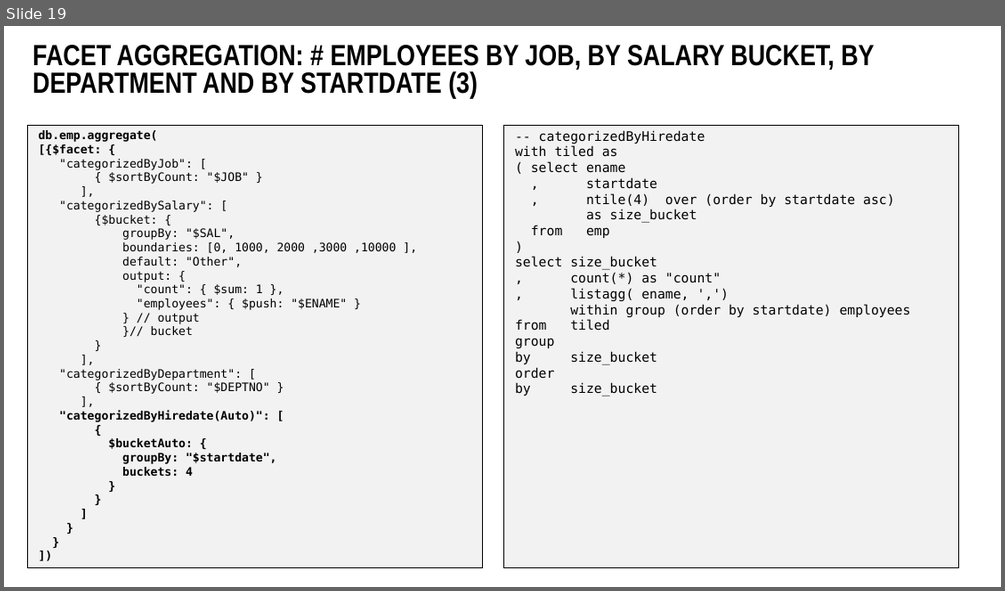
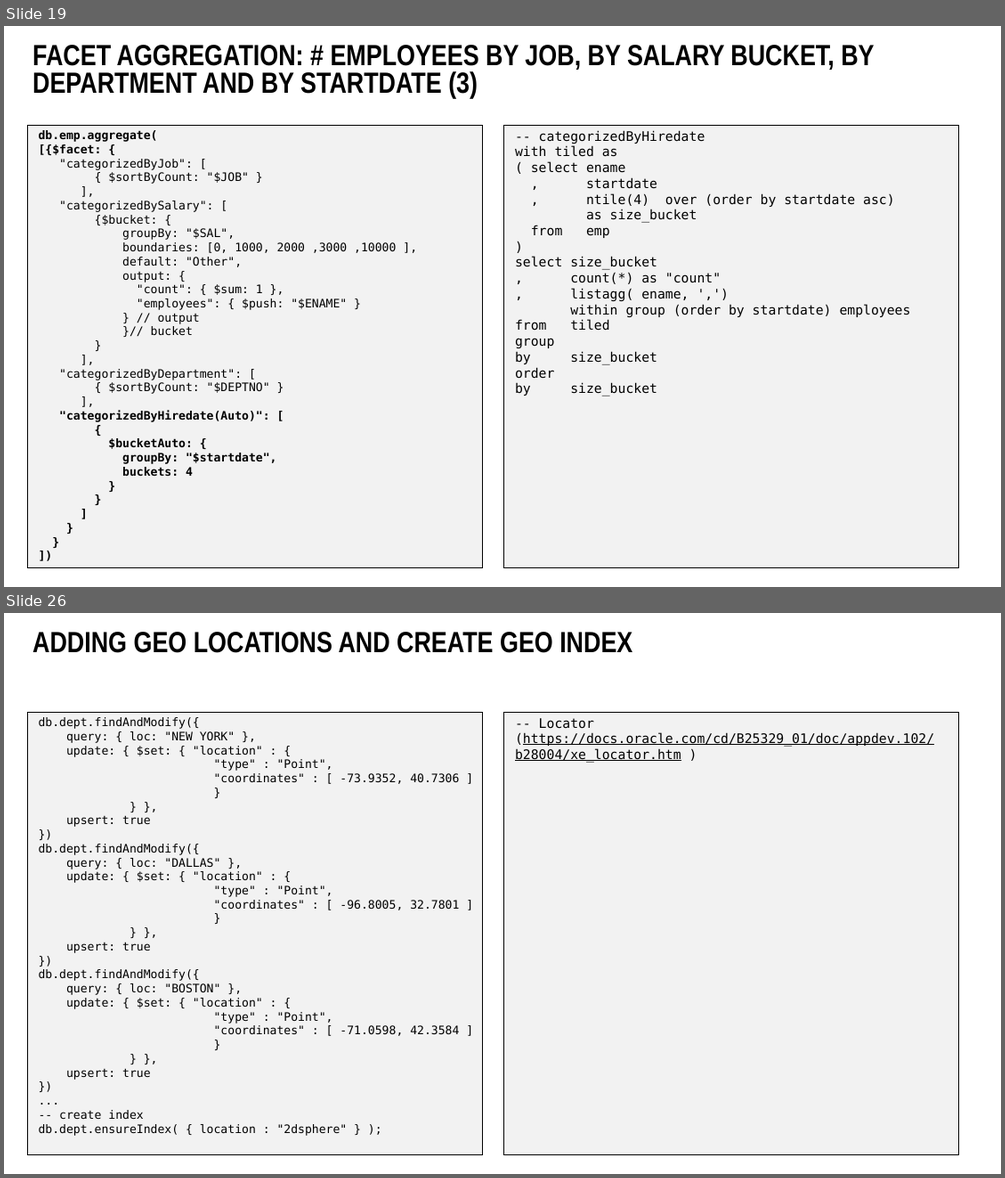
Before and after one commit to lucasjellema/sig-nosql-mongodb, a slide deck: mongodb-find-agg-vs-oracle-sql.pptx. Shown one above the other, each under a label of ours: slide 19 before the commit, slides 19 and 26 after it; the slides between them are not shown. The pictures are 1005x591 and 1005x1178 pixels, drawn with LibreOffice and Linux fonts; fonts in the diff are those of the drawing; background and template pictures are left out. Boxes give left, top, right and bottom in pixels: in the first picture for what was removed or moved away, otherwise in the second. Text is boxed around its words. In the diff, an @@ line names an element or a change of style, - is before the commit and + after.

Commit message:
Adding geo, text, nested & materialized

```diff
--- a/mongodb-find-agg-vs-oracle-sql.pptx
+++ b/mongodb-find-agg-vs-oracle-sql.pptx
@@ slide 26 added at (x1=4, y1=613, x2=1001, y2=1174), background #FFFFFF @@
@@ title added at (x1=32, y1=632, x2=632, y2=653), 40 pt, text #000000, bold @@
+ADDING GEO LOCATIONS AND CREATE GEO INDEX
@@ rectangle added at (x1=27, y1=712, x2=482, y2=1155), fill #F2F2F2, outline #000000 0.5 pt @@
@@ text added at (x1=39, y1=717, x2=459, y2=1135), 16 pt, text #000000 @@
+db.dept.findAndModify({
+query: { loc: "NEW YORK" },
+update: { $set: { "location" : {
+"type" : "Point",
+"coordinates" : [ -73.9352, 40.7306 ]
+}
+} },
+upsert: true
+})
+db.dept.findAndModify({
+query: { loc: "DALLAS" },
+update: { $set: { "location" : {
+"type" : "Point",
+"coordinates" : [ -96.8005, 32.7801 ]
+}
+} },
+upsert: true
+})
+db.dept.findAndModify({
+query: { loc: "BOSTON" },
+update: { $set: { "location" : {
+"type" : "Point",
+"coordinates" : [ -71.0598, 42.3584 ]
+}
+} },
+upsert: true
+})
+...
+-- create index
+db.dept.ensureIndex( { location : "2dsphere" } );
@@ rectangle added at (x1=503, y1=712, x2=958, y2=1155), fill #F2F2F2, outline #000000 0.5 pt @@
@@ text added at (x1=515, y1=718, x2=934, y2=763), 18 pt, text #000000, underline @@
+-- Locator
+(https://docs.oracle.com/cd/B25329_01/doc/appdev.102/b28004/xe_locator.htm )
```
Also in this commit, not shown: 11 other slides added.
